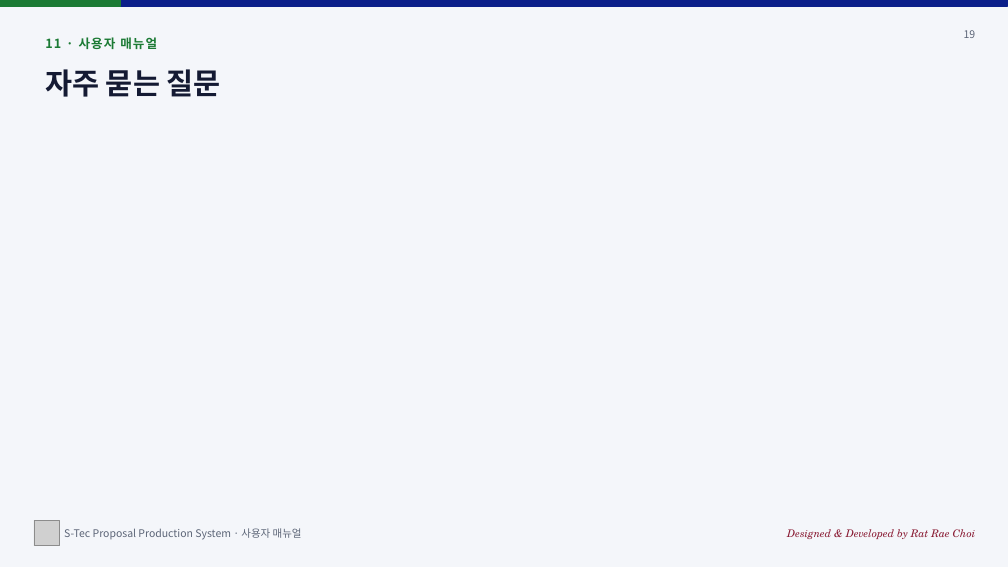
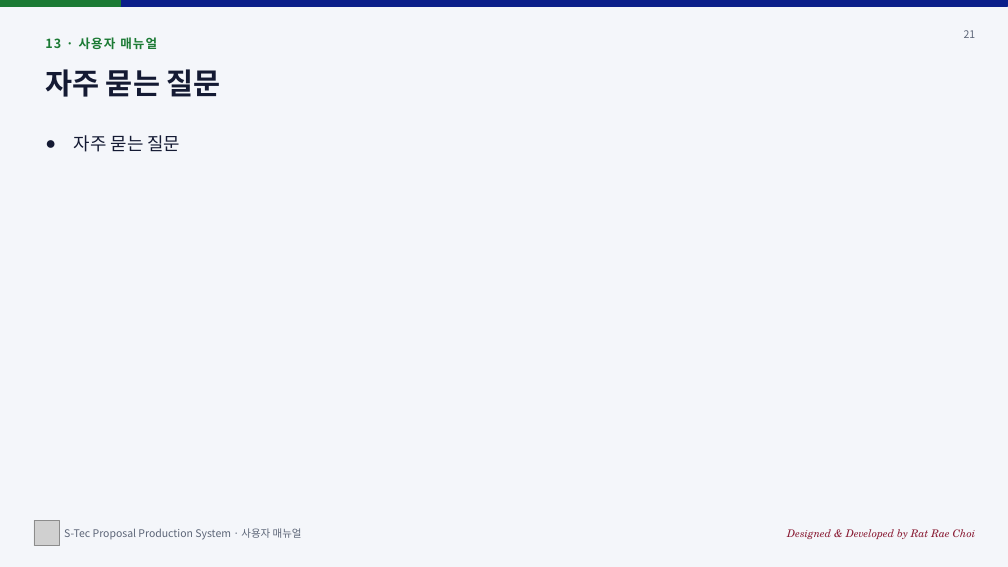
Before and after one commit to sadness500-boop/S-Tec-Proposal-Production-System, a slide deck: slide 21 of docs/S-Tec-Proposal-Production-System_사용자매뉴얼_v2.1.1.pptx (slide 19 before the commit). Drawn at 1008x567 pixels with LibreOffice and Linux fonts; fonts in the diff are those of the drawing; grey boxes stand for pictures. Boxes give left, top, right and bottom in pixels: in the first picture for what was removed or moved away, otherwise in the second. Text is boxed around its words. In the diff, an @@ line names an element or a change of style, - is before the commit and + after.

```diff
--- a/docs/S-Tec-Proposal-Production-System_사용자매뉴얼_v2.1.1.pptx
+++ b/docs/S-Tec-Proposal-Production-System_사용자매뉴얼_v2.1.1.pptx
@@ text at (45, 37, 157, 49): text changed @@
-11 · 사용자 매뉴얼
+13 · 사용자 매뉴얼
@@ text at (964, 30, 976, 38): text changed @@
-19
+21
@@ text added at (74, 135, 181, 152), 17 pt, text #141A33 @@
+● 자주 묻는 질문
```
Also in this commit, not shown: 20 other slides changed, 2 slides added, 19 other files.
